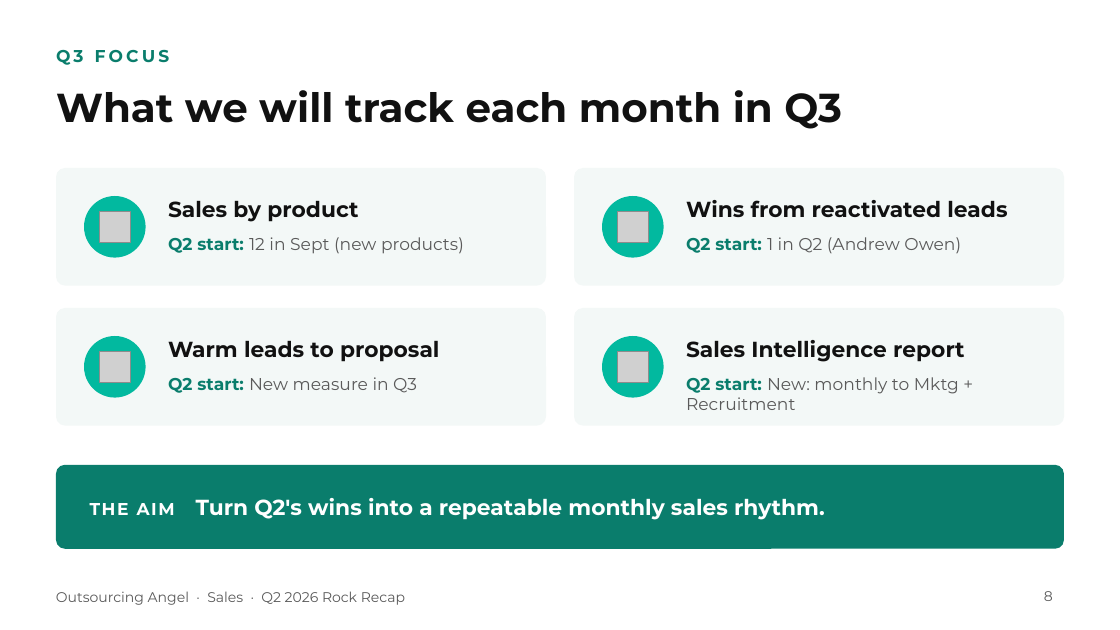
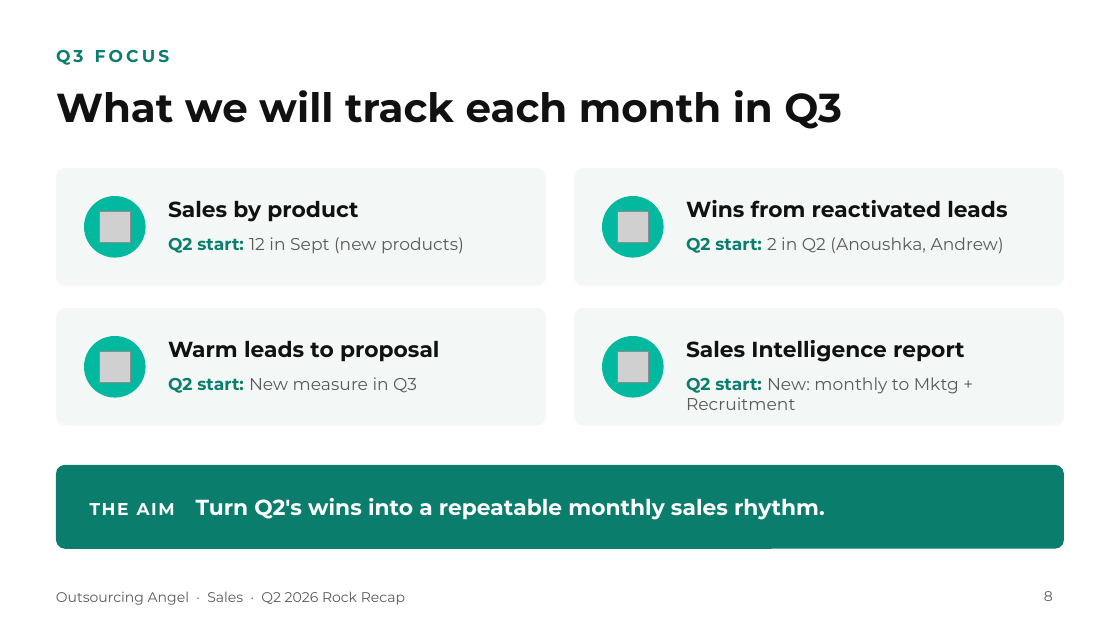
Before and after one commit to gail-gif/OA, a slide deck: slide 8 of OA_Q2_Sales_Rock_Recap_Refined.pptx. Drawn at 1120x630 pixels with LibreOffice and Linux fonts; fonts in the diff are those of the drawing; grey boxes stand for pictures. Boxes give left, top, right and bottom in pixels: in the first picture for what was removed or moved away, otherwise in the second. Text is boxed around its words. In the diff, an @@ line names an element or a change of style, - is before the commit and + after.

```diff
--- a/OA_Q2_Sales_Rock_Recap_Refined.pptx
+++ b/OA_Q2_Sales_Rock_Recap_Refined.pptx
@@ text at [686,237,1004,254]: text changed @@
-Q2 start: 1 in Q2 (Andrew Owen)
+Q2 start: 2 in Q2 (Anoushka, Andrew)
```
Also in this commit, not shown: 3 other slides changed, 4 slides added.
